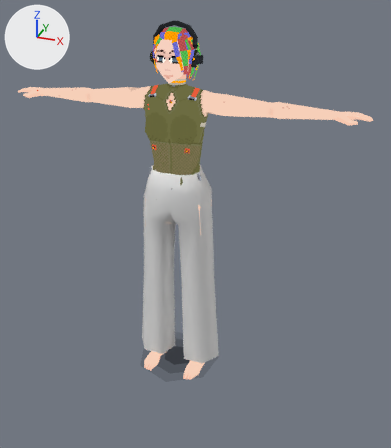
The Blender file pilot_oc.blend, before and after one commit.
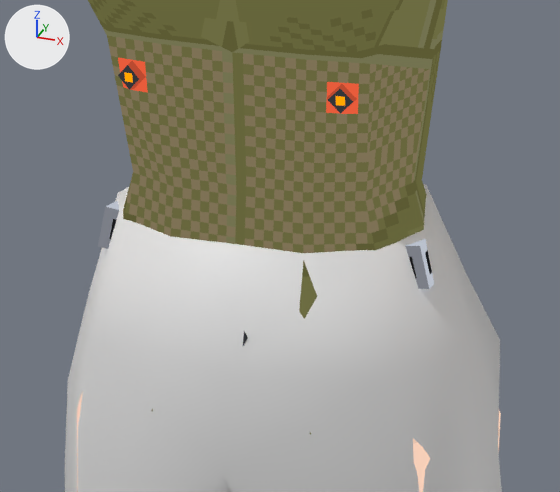
There are two pictures of each version: one whole from a 50 mm lens placed at (0.948, -2.274, 1.946), pointed at (0.097, 0.008, 0.824), one close up on the part from 34% to 57% of the width and 30% to 47% of the height. The axes (+X, +Y, +Z) are drawn at upper left. The lights are the same throughout. The older version's two pictures come first.

Names of what the first close-up shows: 'Pilot_Mesh', 'Pilot_Pants'.
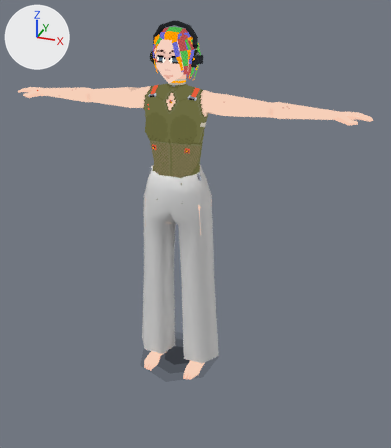
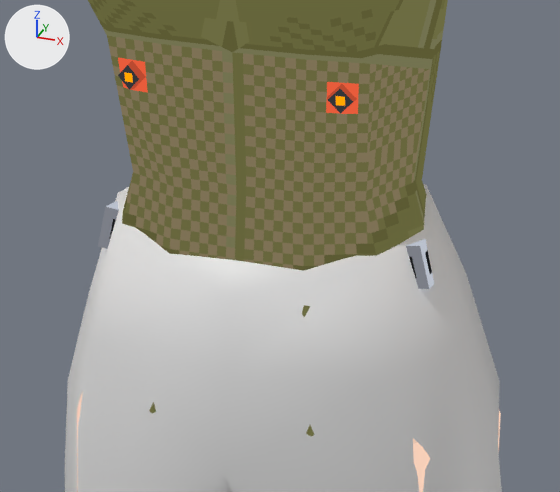
Boxes [x1, y1, x2, y2] around the edits, measured in the close-ups (560 x 492 px; the box of a moved part takes in the faces that stretch with it):
part 1 of me_plane, moved or reshaped: [88, 193, 470, 378] in both
part 2 of me_plane, moved or reshaped: [466, 274, 500, 442] in both

The change in detail:
me_plane is used by ob_pilot_pants; location (0.0, 0.0, 1.0342).
me_plane had 67 vertices, 72 faces and spanned x -0.231..0.231, y -0.101..0.16, z -0.984..0.088.
me_plane now has 67 vertices, 72 faces and spans x -0.231..0.231, y -0.1..0.16, z -0.984..0.088.
Part 1, on me_plane:
Vertex 58 of me_plane moves from (-0.099, -0.05, 0.065) at pixel (123, 221) to (-0.1, -0.051, 0.06) at pixel (120, 226).
Vertex 59 of me_plane moves from (0.099, -0.05, 0.065) at pixel (370, 252) to (0.1, -0.051, 0.06) at pixel (372, 258).
Vertex 62 of me_plane moves from (0.0, -0.086, 0.063) at pixel (225, 254) to (0.0, -0.095, 0.035) at pixel (222, 294).
Part 2, on me_plane:
Vertex 36 of me_plane moves from (0.145, 0.109, -0.055) at pixel (500, 339) to (0.145, 0.109, -0.089) at pixel (499, 381).
Other edits to the shape of me_plane do not show in these pictures.
